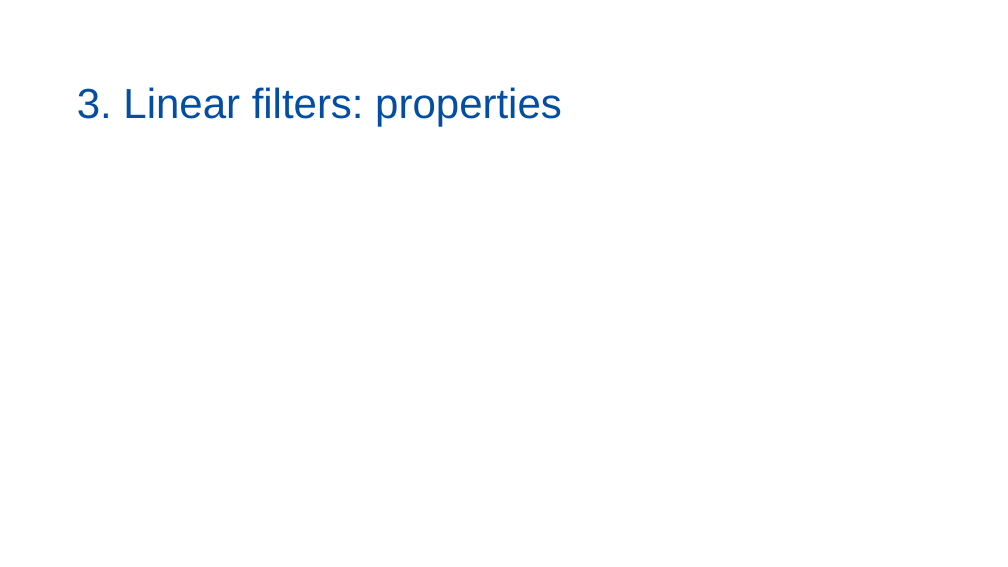
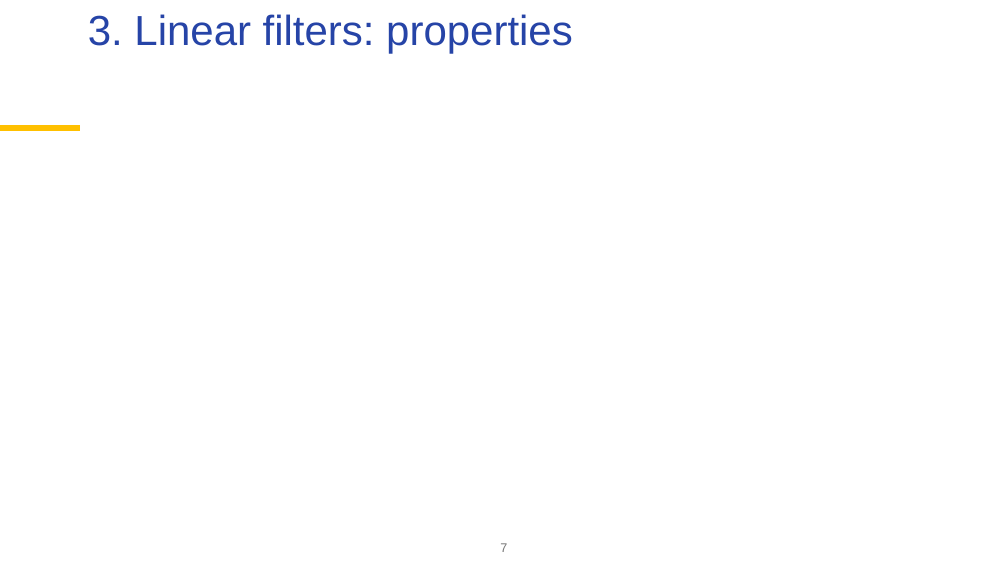
Before and after one commit to palatej/ESTP2026, a slide deck: slide 7 of 1.5 Time series.pptx. Drawn at 1008x567 pixels with LibreOffice and Linux fonts; fonts in the diff are those of the drawing; grey boxes stand for pictures; background and template pictures are left out. Boxes give left, top, right and bottom in pixels: in the first picture for what was removed or moved away, otherwise in the second. Text is boxed around its words. In the diff, an @@ line names an element or a change of style, - is before the commit and + after.

Commit message:
filters

```diff
--- a/1.5 Time series.pptx
+++ b/1.5 Time series.pptx
@@ title "3. Linear filters: properties": place and size @@
-title "3. Linear filters: properties" at [77, 87, 562, 127]
+title "3. Linear filters: properties" at [88, 14, 573, 53]
@@ title "3. Linear filters: properties" at [88, 14, 573, 53]: text colour #034EA2 to #2644A7; vertical alignment bottom to top @@
@@ line added from (0, 129) to (80, 129), #FFC000 6 pt @@
@@ page number added at [500, 543, 507, 552], 12 pt, text #767676 @@
+7
```
Also in this commit, not shown: 6 other slides changed, 1 slide added, 1 slide removed, 1 other file.
